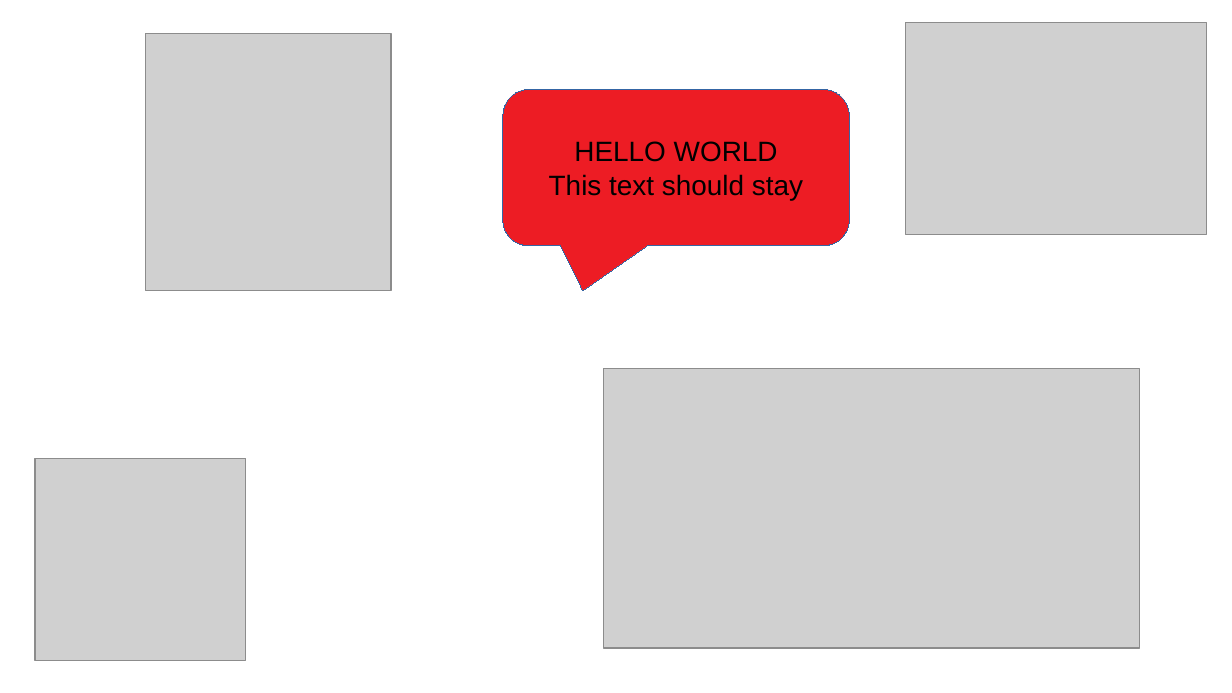
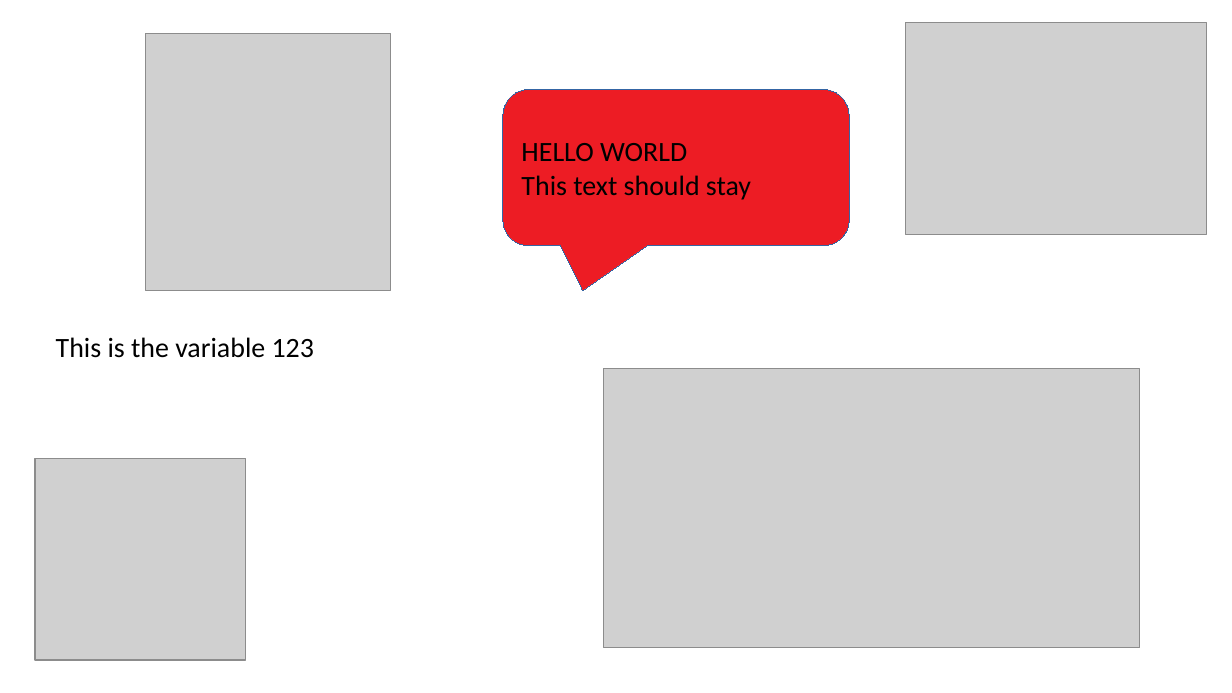
Before and after one commit to davidzqhuang/autoreporter, a slide deck: slide 1 of examples/basic/report.pptx. Drawn at 1232x693 pixels with LibreOffice and Linux fonts; fonts in the diff are those of the drawing; grey boxes stand for pictures. Boxes give left, top, right and bottom in pixels: in the first picture for what was removed or moved away, otherwise in the second. Text is boxed around its words. In the diff, an @@ line names an element or a change of style, - is before the commit and + after.

Commit message:
text variable substitution

```diff
--- a/examples/basic/report.pptx
+++ b/examples/basic/report.pptx
@@ rounded speech box "HELLO WORLD" at box(503, 89, 850, 246): font Arial to Calibri; alignment centre to left @@
@@ text added at box(56, 337, 314, 358), 18 pt, text #000000 @@
+This is the variable 123
```
Also in this commit, not shown: 4 other files.
